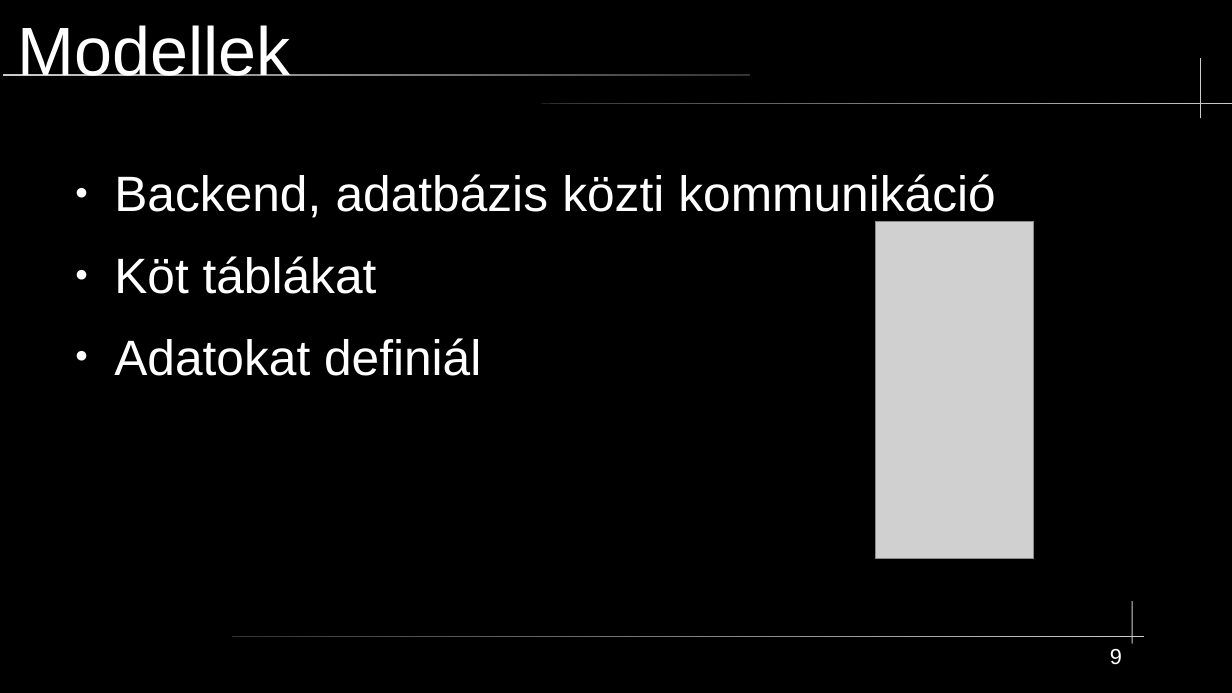
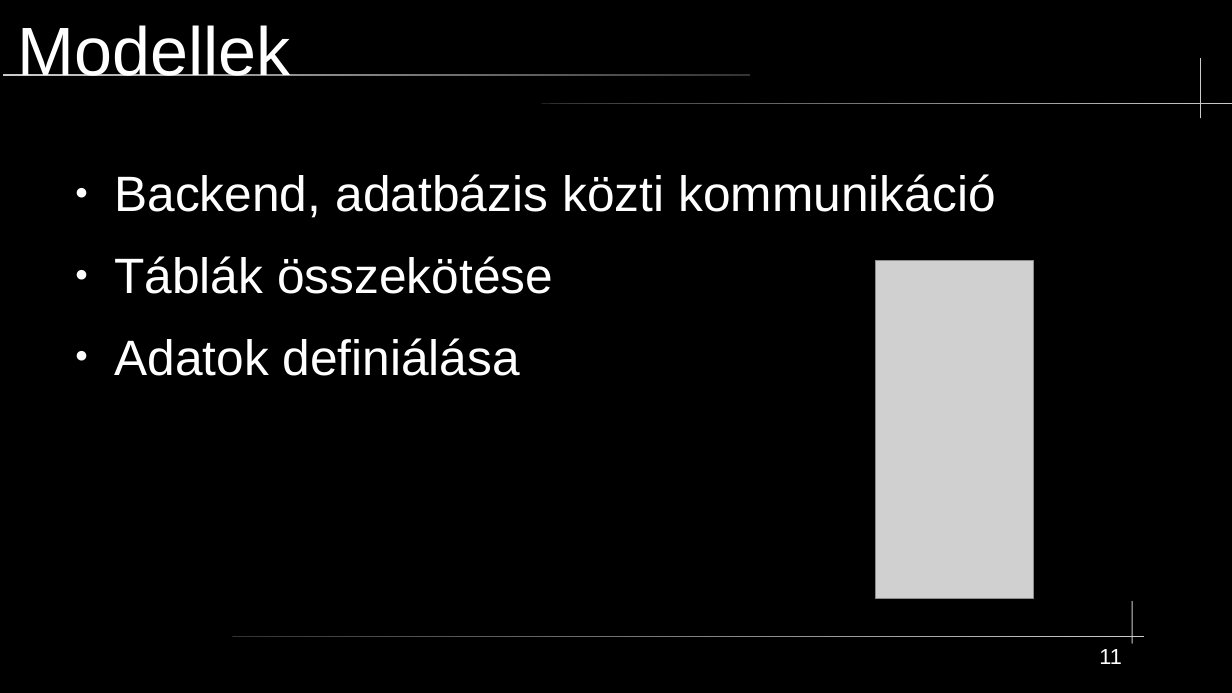
Before and after one commit to mikobalint-szbi/PawnHub, a slide deck: slide 11 of [Developer]/PPT/technikai prezentáció.odp (slide 9 before the commit). Drawn at 1232x693 pixels with LibreOffice and Linux fonts; fonts in the diff are those of the drawing; grey boxes stand for pictures. Boxes give left, top, right and bottom in pixels: in the first picture for what was removed or moved away, otherwise in the second. Text is boxed around its words. In the diff, an @@ line names an element or a change of style, - is before the commit and + after.

```diff
--- a/[Developer]/PPT/technikai prezentáció.odp
+++ b/[Developer]/PPT/technikai prezentáció.odp
@@ text at <box>114,256,553,376</box>: text changed @@
-● Köt táblákat
-● Adatokat definiál
+● Táblák összekötése
+● Adatok definiálása
@@ picture: place and size @@
-picture at <box>875,221,1034,559</box>
+picture at <box>875,260,1034,598</box>
@@ page number at <box>1099,649,1122,664</box>: text changed @@
-9
+11
```
Also in this commit, not shown: 5 other slides changed, 11 slides added, 2 slides removed.
